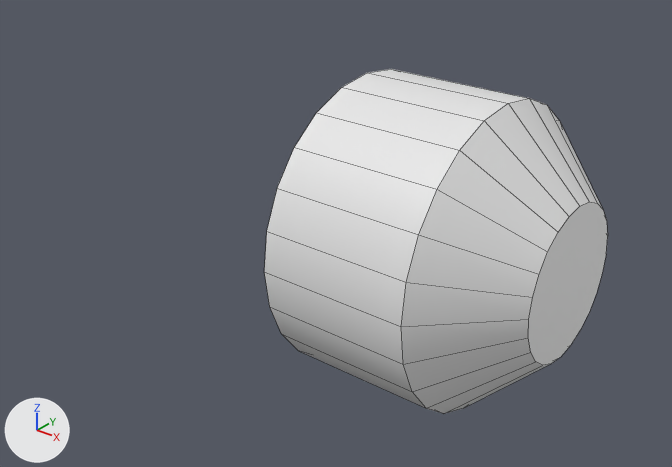
Before and after pictures for a commit that changed the Blender file blender/engine.blend.
Camera for both pictures: a camera (50 mm lens) standing at (1.46, -2.29, 1.32) and looking at (-0.36, -0.02, -0.09). The axes (+X, +Y, +Z) are drawn at lower left. The lights are the same throughout. Mesh edges are drawn as thin lines.
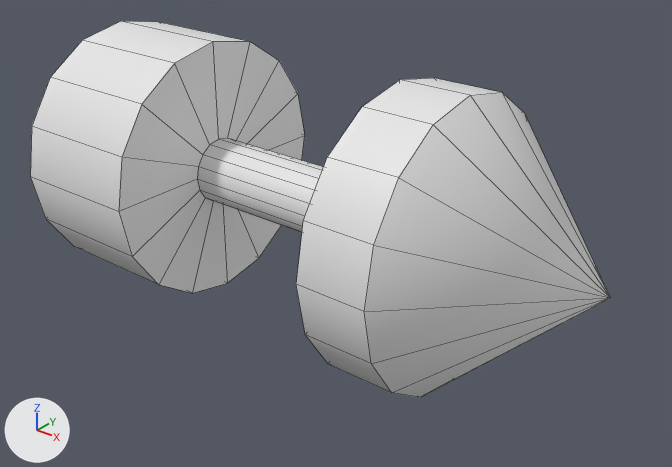
Pixel boxes [x1, y1, x2, y2] of what changed, in the pictures (672 x 467 px):
'shaft', added: after [30, 21, 610, 397]
'Cylinder.001', deleted: before [264, 69, 608, 414]

What changed in the scene script:
```text
Add me_cylinder:
    me_cylinder.from_pydata(...)  # 113 vertices, 112 faces; spans x -1.44..0.62, y -0.5..0.5, z -0.5..0.5
    me_cylinder.polygons.foreach_set('use_smooth', [True] * 112)
Remove ob_cylinder_001:
    ob_cylinder_001 = bpy.data.objects.new('Cylinder.001', me_cylinder_002)
    ob_cylinder_001.location = (0.0, 0.0, 0.0)
    ob_cylinder_001.rotation_euler = (0.0, 1.571, 0.0)  # degrees (0, 90, 0)
Add ob_shaft:
    ob_shaft = bpy.data.objects.new('shaft', me_cylinder)
    ob_shaft.location = (0.0, 0.0, 0.0)
```
